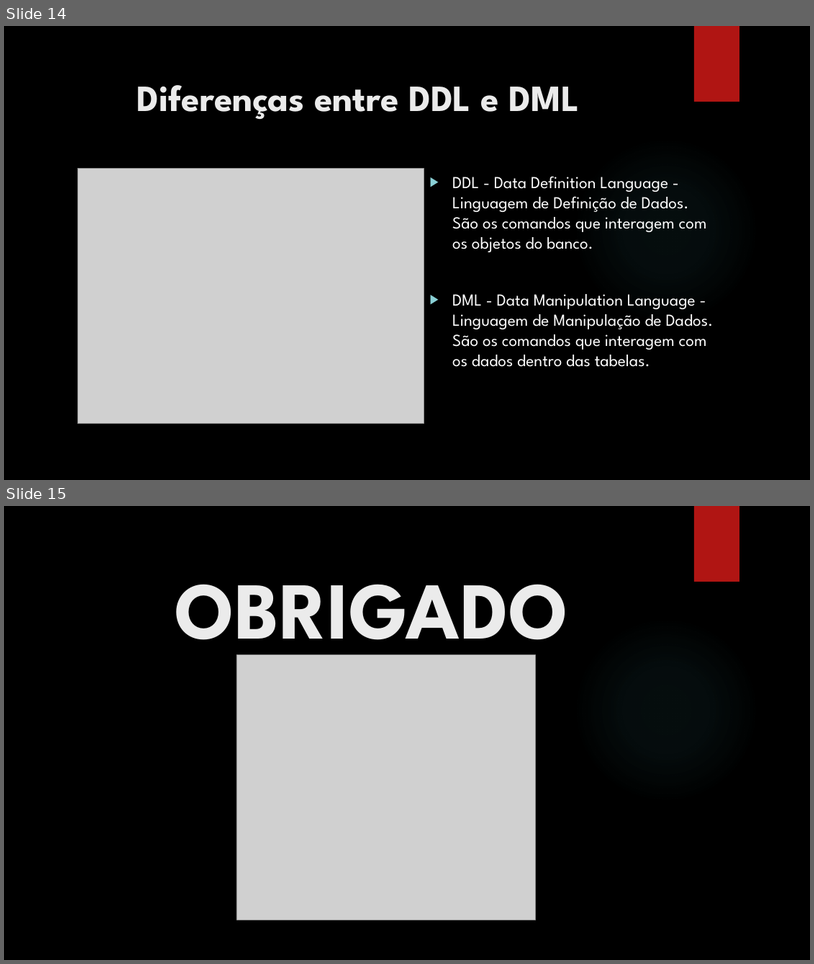
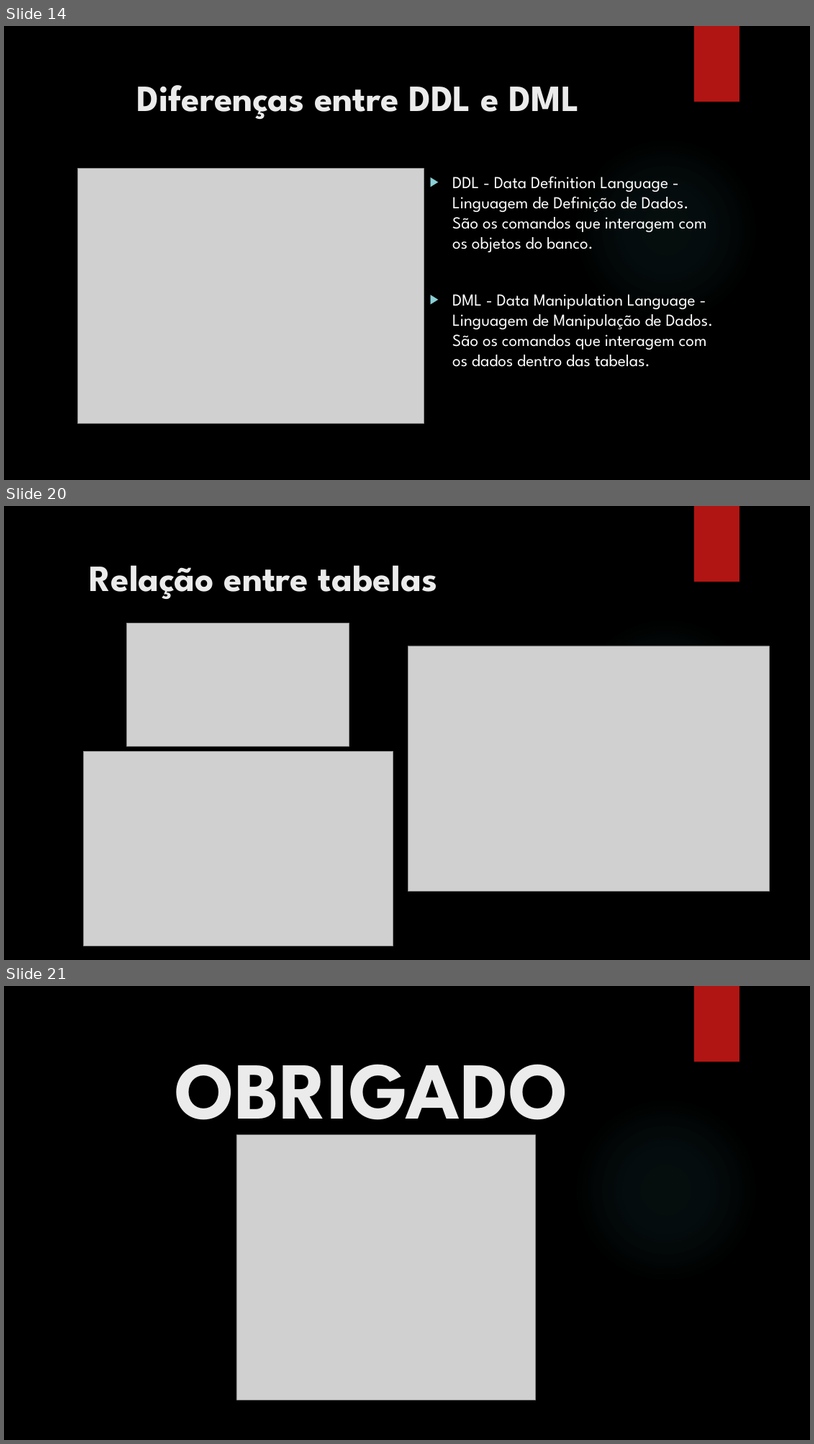
Before and after one commit to francielisabreu/BecaJava.-Aulajava02, a slide deck: SQL_aula1.pptx. Shown one above the other, each under a label of ours: slides 14 and 15 before the commit, slides 14, 20 and 21 after it; the slides between them are not shown. The pictures are 814x964 and 814x1444 pixels, drawn with LibreOffice and Linux fonts; fonts in the diff are those of the drawing; grey boxes stand for pictures; background and template pictures are left out. Boxes give left, top, right and bottom in pixels: in the first picture for what was removed or moved away, otherwise in the second. Text is boxed around its words. In the diff, an @@ line names an element or a change of style, - is before the commit and + after.

Commit message:
apresentação sobre relação de tabela atualizada - exer banco de dados

```diff
--- a/SQL_aula1.pptx
+++ b/SQL_aula1.pptx
@@ slide 20 added at [4,506,810,960], background picture (left out); not listed: 2 template elements that a slide beside it also shows @@
@@ title added at [89,565,437,599], 44 pt, text #EBEBEB, bold @@
+Relação entre tabelas
@@ picture added at [127,623,350,746] @@
@@ picture added at [408,646,769,890] @@
@@ picture added at [83,752,393,946] @@
@@ what was slide 15 is now slide 21 @@
```
Also in this commit, not shown: 5 other slides added.
